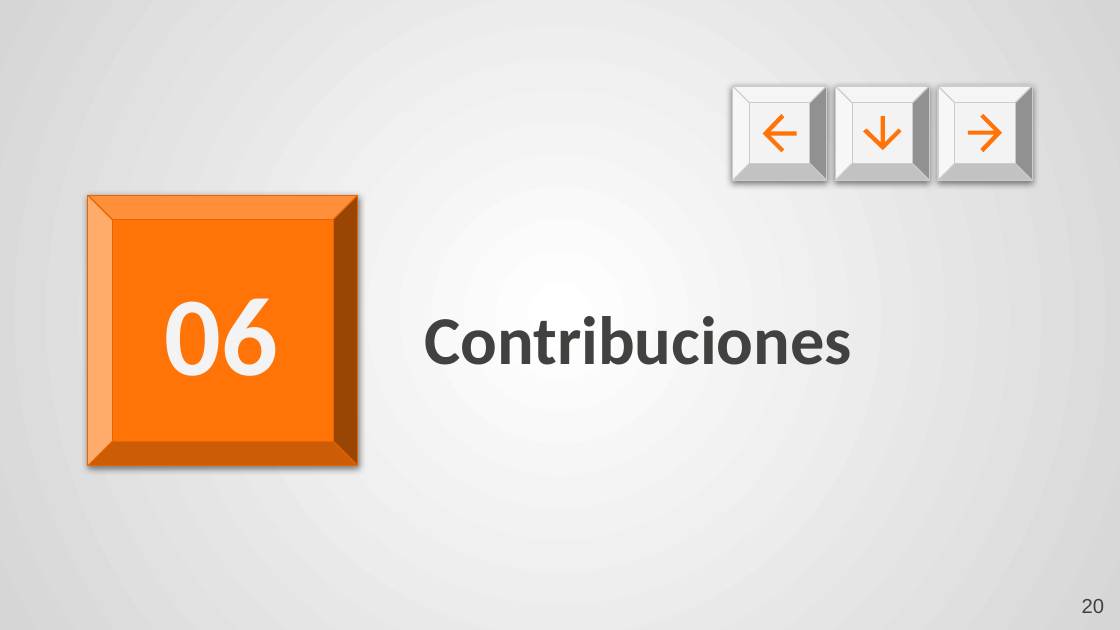
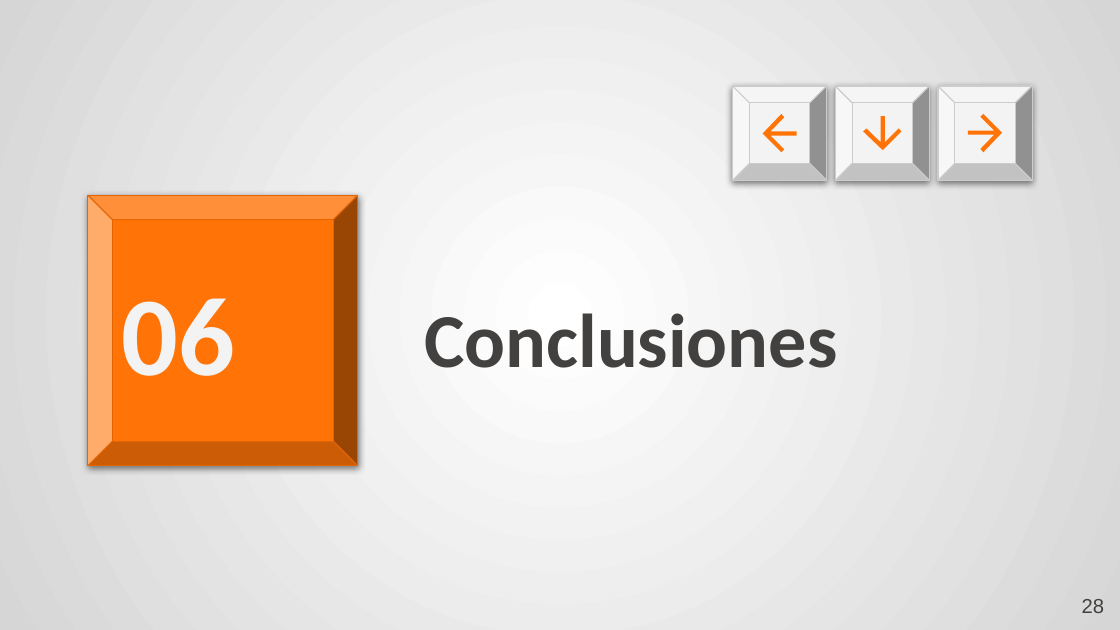
Before and after one commit to clementeaguilar-usach/Sistema_Voluntariado_noSQL, a slide deck: slide 28 of Lab 3 TBD.pptx (slide 20 before the commit). Drawn at 1120x630 pixels with LibreOffice and Linux fonts; fonts in the diff are those of the drawing. Boxes give left, top, right and bottom in pixels: in the first picture for what was removed or moved away, otherwise in the second. Text is boxed around its words. In the diff, an @@ line names an element or a change of style, - is before the commit and + after.

```diff
--- a/Lab 3 TBD.pptx
+++ b/Lab 3 TBD.pptx
@@ title "06" at (x1=122, y1=298, x2=235, y2=376): alignment centre to left @@
@@ title at (x1=424, y1=313, x2=837, y2=368): text changed; size 44 to 49 pt @@
-Contribuciones
+Conclusiones
@@ page number at (x1=1082, y1=599, x2=1104, y2=613): text changed @@
-20
+28
```
Also in this commit, not shown: 10 other slides changed, 14 slides added, 8 slides removed, 1 other file.
